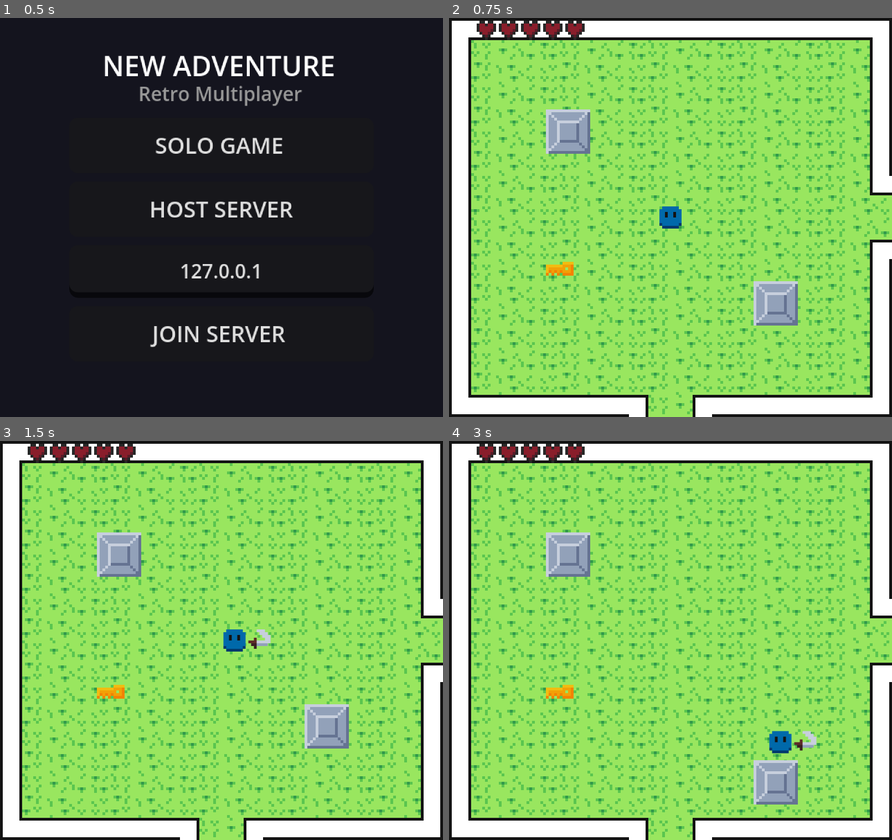
Above: before the commit, frames 1-4 (two rows, left to right).
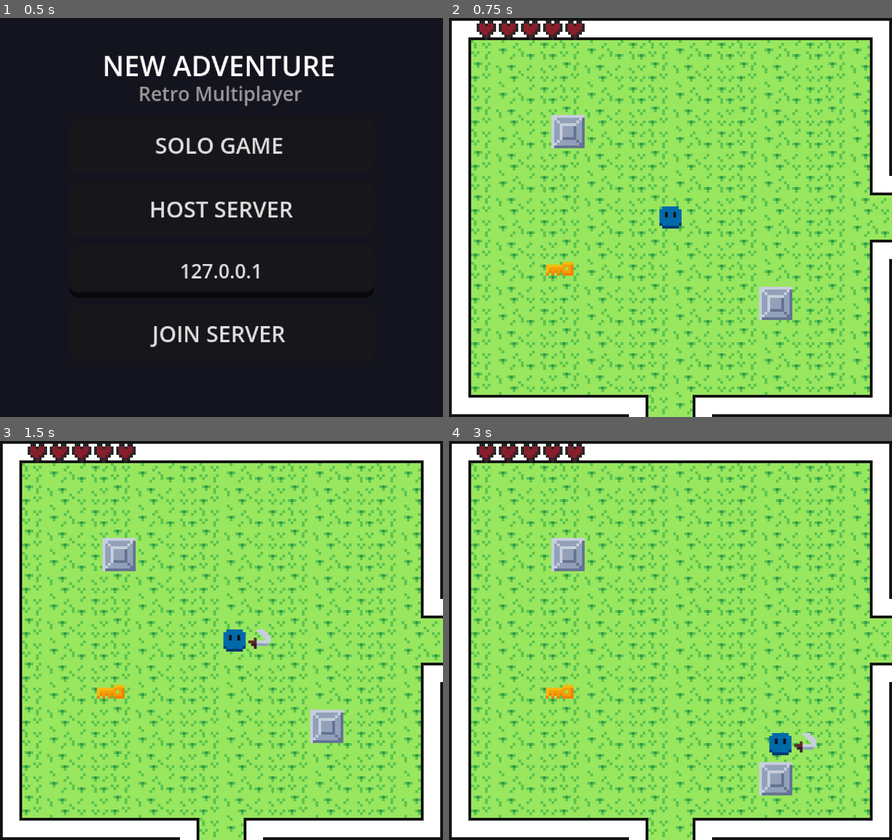
Above: after the commit, the same moments.

Repository: feg06/NewAdventure
Game: Godot game, scene res://ui/menus/main_menu.tscn
Same seed, same stepped clock (60 frames per second), same inputs: the game is played once before the commit and once after it.
Inputs:
- Up to frame 1 (0.5 s): no input
- Up to frame 2 (0.75 s): click "SOLO GAME" at 0.5 s
- Up to frame 3 (1.5 s): tap Enter at 1.25 s; hold D (move_right) from 1.28 s (still down); tap Shift (attack) at 1.35 s
- Up to frame 4 (3 s): release D (move_right) at 2.03 s; hold S (move_down) 2.03-2.78 s; tap Space (interact) at 2.1 s; hold D (move_right) from 2.78 s (still down); tap Shift (attack) at 2.85 s

Frame 1 is identical in both runs. In frame 2, 1.7% of the frame differs, in the area x 21-79%, y 22-78%; in frame 3, 1.7%; in frame 4, 1.9%, in the area x 21-83%, y 22-92%.

Commit message:
refactor: resize pushable box collision shape and add grabbing area

Diff:
--- a/objects/pushable_box/pushable_box.tscn
+++ b/objects/pushable_box/pushable_box.tscn
@@ -4,9 +4,10 @@
 [ext_resource type="Texture2D" uid="uid://8qymhorp8est" path="res://objects/assets/PushableBox.png" id="2_box_tex"]
 
 [sub_resource type="RectangleShape2D" id="RectangleShape2D_box"]
-size = Vector2(16, 16)
+size = Vector2(12, 12)
 
 [sub_resource type="RectangleShape2D" id="RectangleShape2D_grab"]
+size = Vector2(16, 16)
 
 [sub_resource type="SceneReplicationConfig" id="SceneReplicationConfig_box"]
 properties/0/path = NodePath(".:sync_pos")
Binary file changed: objects/assets/PushableBox.png
